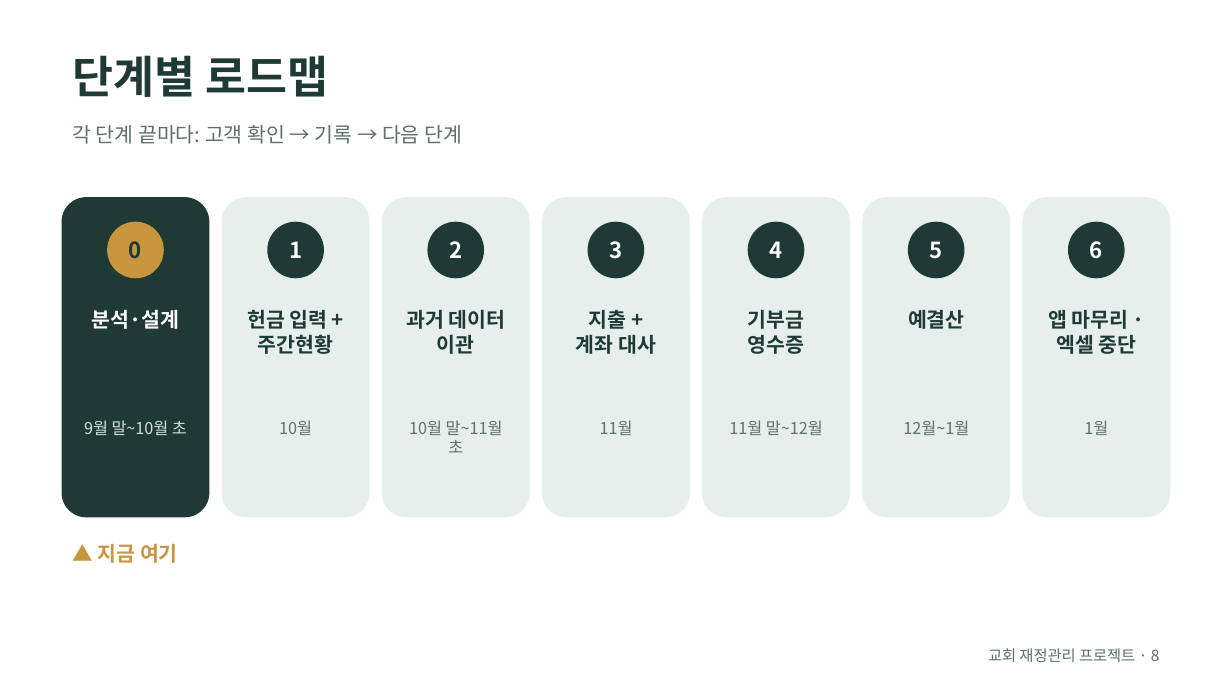
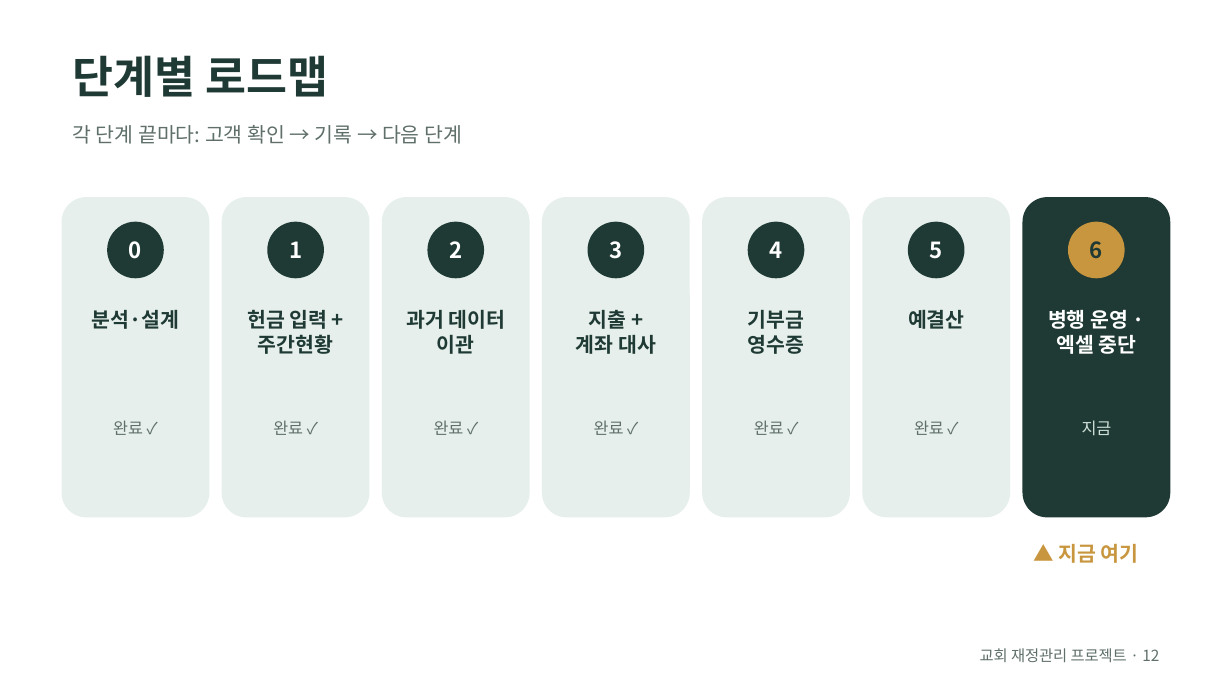
Before and after one commit to webyigit/wweebbyyii, a slide deck: slide 12 of church-finance/slides/history.odp (slide 8 before the commit). Drawn at 1232x693 pixels with LibreOffice and Linux fonts; fonts in the diff are those of the drawing. Boxes give left, top, right and bottom in pixels: in the first picture for what was removed or moved away, otherwise in the second. Text is boxed around its words. In the diff, an @@ line names an element or a change of style, - is before the commit and + after.

```diff
--- a/church-finance/slides/history.odp
+++ b/church-finance/slides/history.odp
@@ rounded rectangle at <box>61,197,209,518</box>: fill #1F3A34 to #E6EFEB @@
@@ rounded rectangle at <box>1023,197,1171,518</box>: fill #E6EFEB to #1F3A34 @@
@@ ellipse "0" at <box>107,221,164,278</box>: text colour #1F3A34 to #FFFFFF; fill #C8963E to #1F3A34 @@
@@ ellipse "6" at <box>1069,221,1126,278</box>: text colour #FFFFFF to #1F3A34; fill #1F3A34 to #C8963E @@
@@ text "분석·설계" at <box>92,310,180,329</box>: text colour #FFFFFF to #1F3A34 @@
@@ text at <box>1048,310,1128,329</box>: text changed; text colour #1F3A34 to #FFFFFF @@
-앱 마무리 ·
+병행 운영 ·
@@ text at <box>1056,335,1137,354</box>: text colour #1F3A34 to #FFFFFF in "엑셀 중단" @@
@@ text at <box>113,420,143,435</box>: text changed; text colour #CFE0D9 to #5F6F6A @@
-9월 말~10월 초
+완료 ✓
@@ text at <box>273,420,303,435</box>: text changed @@
-10월
+완료 ✓
@@ text at <box>434,420,464,435</box>: text changed @@
-10월 말~11월 초
+완료 ✓
@@ text at <box>594,420,624,435</box>: text changed @@
-11월
+완료 ✓
@@ text at <box>754,420,784,435</box>: text changed @@
-11월 말~12월
+완료 ✓
@@ text at <box>914,420,944,435</box>: text changed @@
-12월~1월
+완료 ✓
@@ text at <box>1082,420,1112,436</box>: text changed; text colour #5F6F6A to #CFE0D9 @@
-1월
+지금
@@ text "▲ 지금 여기": place and size @@
-text "▲ 지금 여기" at <box>98,544,178,563</box>
+text "▲ 지금 여기" at <box>1059,544,1139,563</box>
@@ text at <box>980,648,1159,662</box>: text changed @@
-교회 재정관리 프로젝트 · 8
+교회 재정관리 프로젝트 · 12
```
Also in this commit, not shown: 5 other slides changed, 5 slides added, 1 slide removed, 4 other files.
